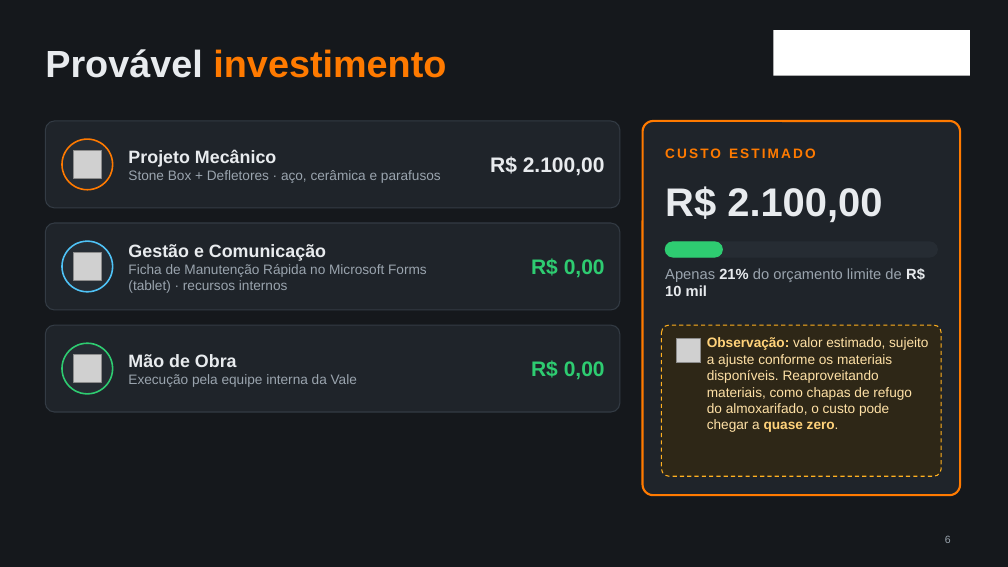
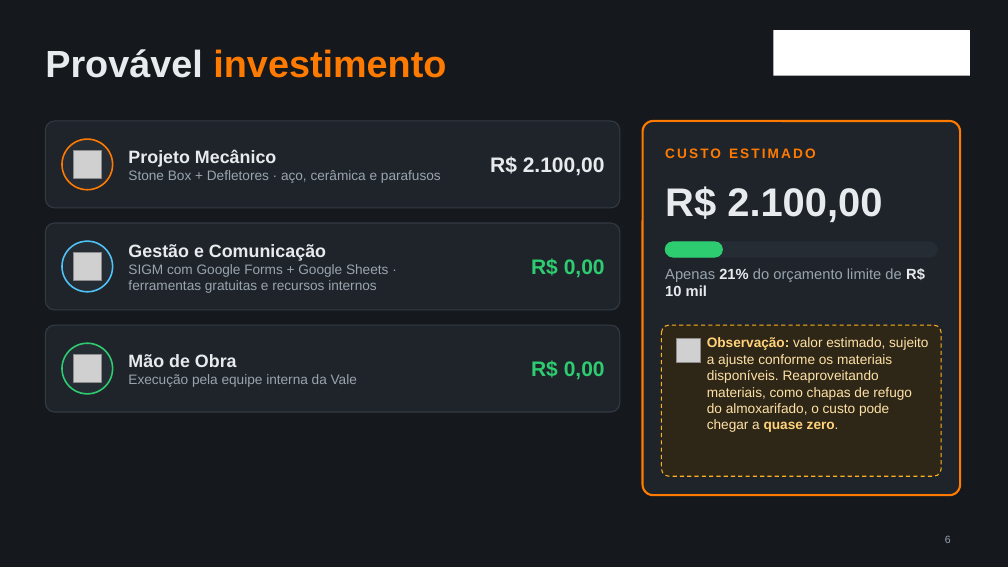
Before and after one commit to marcoshdesousa/jogodavelha, a slide deck: slide 6 of material/Apresentacao_Escuderia_Vanguarda.pptx. Drawn at 1008x567 pixels with LibreOffice and Linux fonts; fonts in the diff are those of the drawing; grey boxes stand for pictures; background and template pictures are left out. Boxes give left, top, right and bottom in pixels: in the first picture for what was removed or moved away, otherwise in the second. Text is boxed around its words. In the diff, an @@ line names an element or a change of style, - is before the commit and + after.

```diff
--- a/material/Apresentacao_Escuderia_Vanguarda.pptx
+++ b/material/Apresentacao_Escuderia_Vanguarda.pptx
@@ text at [128,264,388,293]: text changed @@
-Ficha de Manutenção Rápida no Microsoft Forms (tablet) · recursos internos
+SIGM com Google Forms + Google Sheets · ferramentas gratuitas e recursos internos
```
Also in this commit, not shown: 2 slides added, 2 slides removed, 2 other files.
